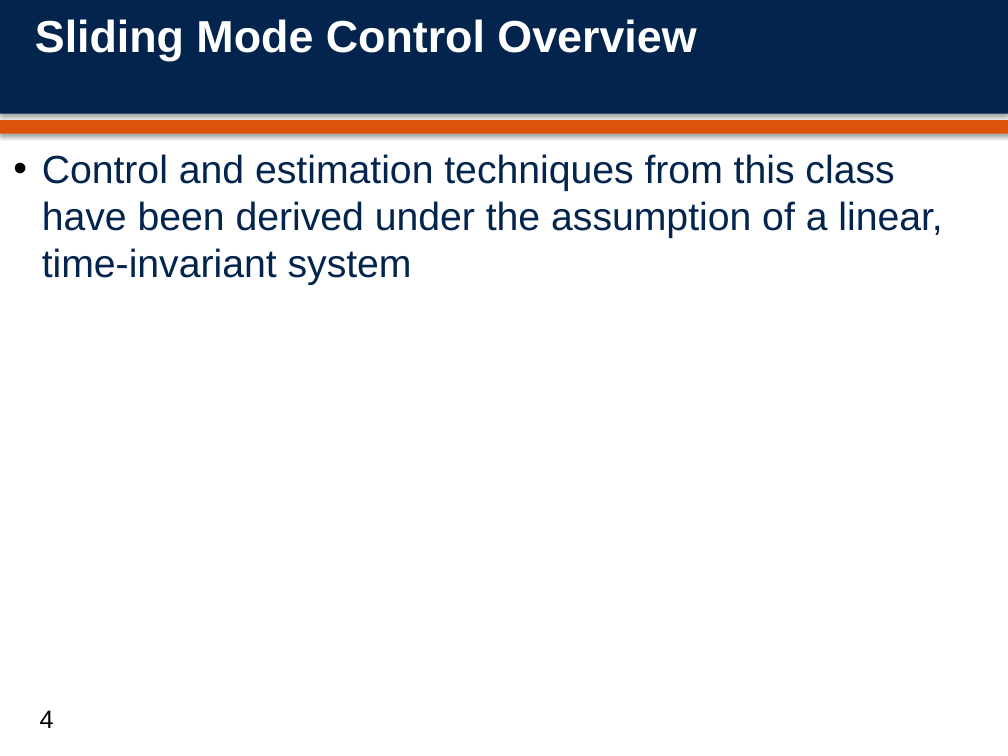
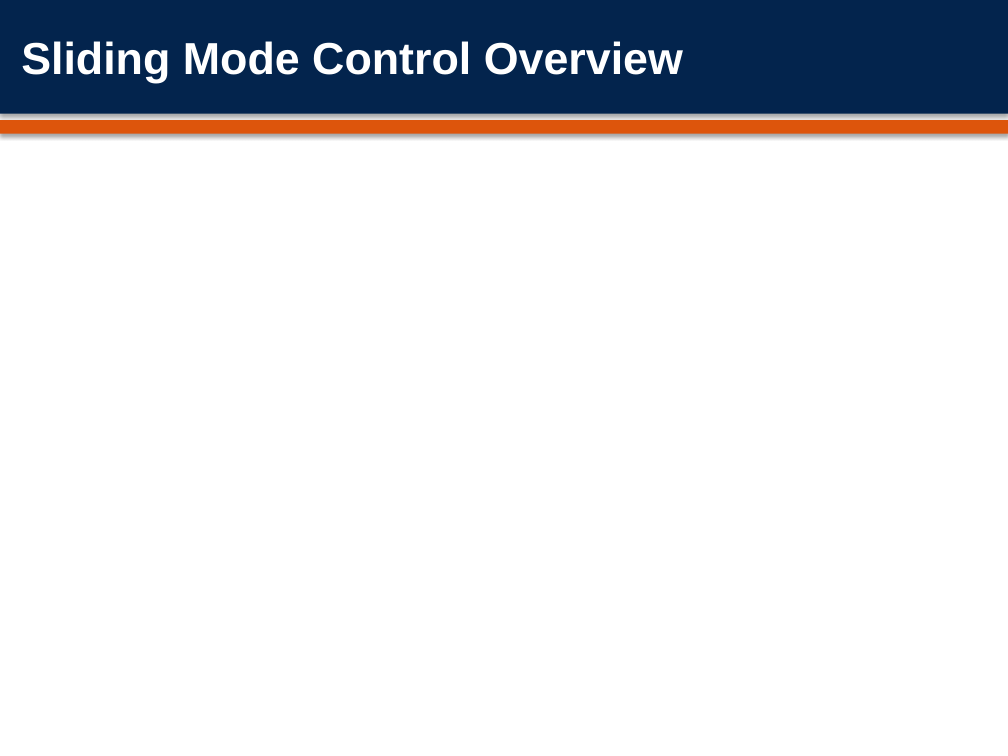
Before and after one commit to fourwolfshirt/FB_FP, a slide deck: slide 4 of SMC_Presentation1.pptx. Drawn at 1008x756 pixels with LibreOffice and Linux fonts; fonts in the diff are those of the drawing; background and template pictures are left out. Boxes give left, top, right and bottom in pixels: in the first picture for what was removed or moved away, otherwise in the second. Text is boxed around its words. In the diff, an @@ line names an element or a change of style, - is before the commit and + after.

```diff
--- a/SMC_Presentation1.pptx
+++ b/SMC_Presentation1.pptx
@@ title "Sliding Mode Control Overview": place and size @@
-title "Sliding Mode Control Overview" at <box>35,19,696,61</box>
+title "Sliding Mode Control Overview" at <box>21,41,683,82</box>
@@ text removed at <box>42,154,942,285</box> @@
-• Control and estimation techniques from this class have been derived under the assumption of a linear, time-invariant system
@@ page number removed at <box>40,710,54,728</box> @@
-4
```
Also in this commit, not shown: 5 other slides changed, 2 slides added, 2 slides removed, 1 other file.
